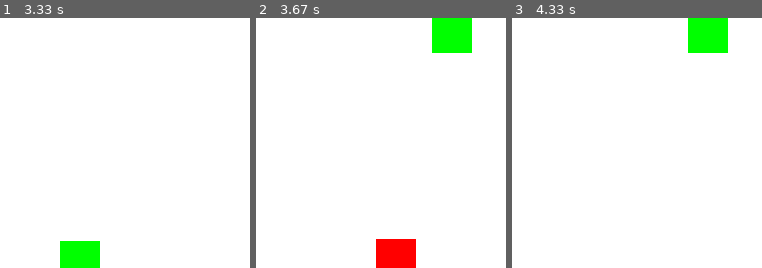
Above: before the commit, frames 1-3 (left to right).
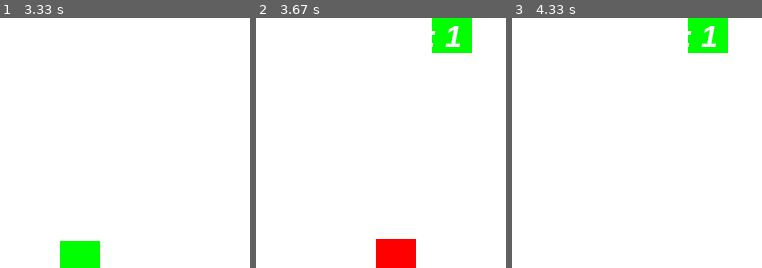
Above: after the commit, the same moments.

Repository: Irregular-JV/pygame--primeiros-testes
Game: pygame game, started from game2.py
Same seed, same stepped clock (60 frames per second), same inputs: the game is played once before the commit and once after it.
Inputs:
- Up to frame 1 (3.33 s): hold D 0.33-0.8 s; hold W 0.83-1.13 s; hold D 1.17-1.63 s; hold A 1.67-2.2 s; hold S 2.23-2.53 s; hold A 2.57-2.97 s; hold W from 3 s (still down)
- Up to frame 2 (3.67 s): release W at 3.37 s; hold D from 3.4 s (still down)
- Up to frame 3 (4.33 s): release D at 4.03 s; hold S from 4.07 s (still down)
The pictures show only the part of the screen within x 50-100%, y 10-60%; the shares and areas given below are measured in that part.

Frame 1 is identical in both runs. In frame 2, 0.3% of the frame differs, in the area x 70-82%, y 3-12%; in frame 3, 0.3%.

Commit message:
Sistema de pontos adicionado

Diff:
--- a/game2.py
+++ b/game2.py
@@ -13,6 +13,18 @@
 largura = 500
 altura = 500
 
+'''
+Para a definição de font segue a ordem dos parametros
+1-Nome da fonte
+2-tamanho da fonte
+3-negrito ou não
+4-italico ou não
+'''
+fonte = pygame.font.SysFont('Arial', 30, True, True )
+
+
+# Sistema de pontos
+pontos = 0
 relogio =pygame.time.Clock()
 
 # Coordenadas de Movimento
@@ -28,6 +40,13 @@
 # Loop pincipal do jogo e sempre é infinito para que atualize sempre quando algo acontecer
 while True:
 
+    '''Agora vamos definir o que vai está escrito no texto
+    Pra isso criamos uma nova variavel e colocamos uma string fomatada com o nome do nosso texto
+    e fazemos uma interpolação com a variavel pontos
+    '''
+    mensagem = f'Pontos: {pontos}'
+    # Juntando nosso texto e fonte e adicionando com e outras configs
+    texto_formatado = fonte.render(mensagem, True, (255,255,255))
     relogio.tick(30)
     # Preenche a tela de Branco
     tela.fill((255,255,255))
@@ -82,5 +101,6 @@
     if retangulo_vermelho.colliderect(retangulo_azul):
         x_doVerde = randint(40, 450)
         y_doVerde = randint(40, 450)
-
+        pontos += 1
+    tela.blit(texto_formatado, (320, 50))
     pygame.display.update()
